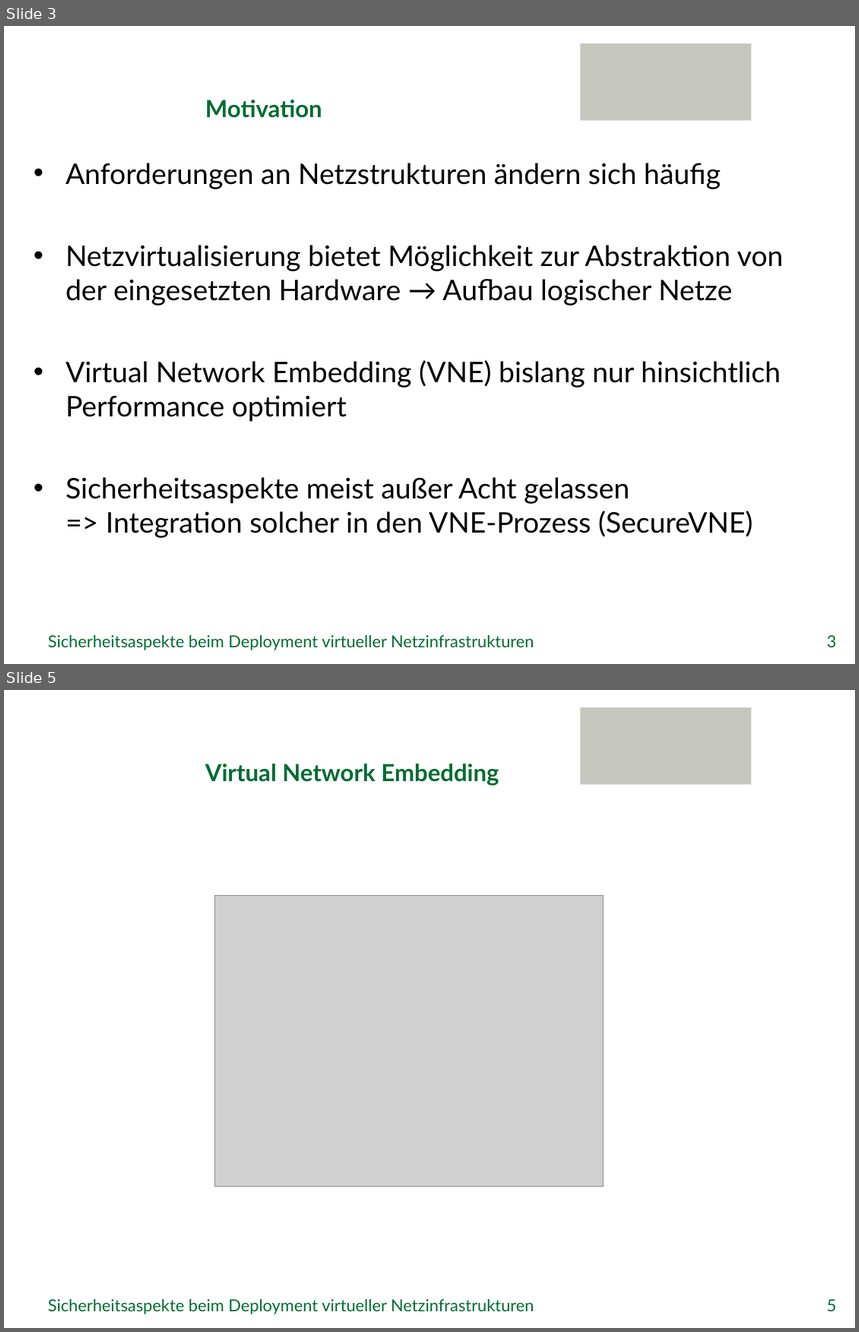
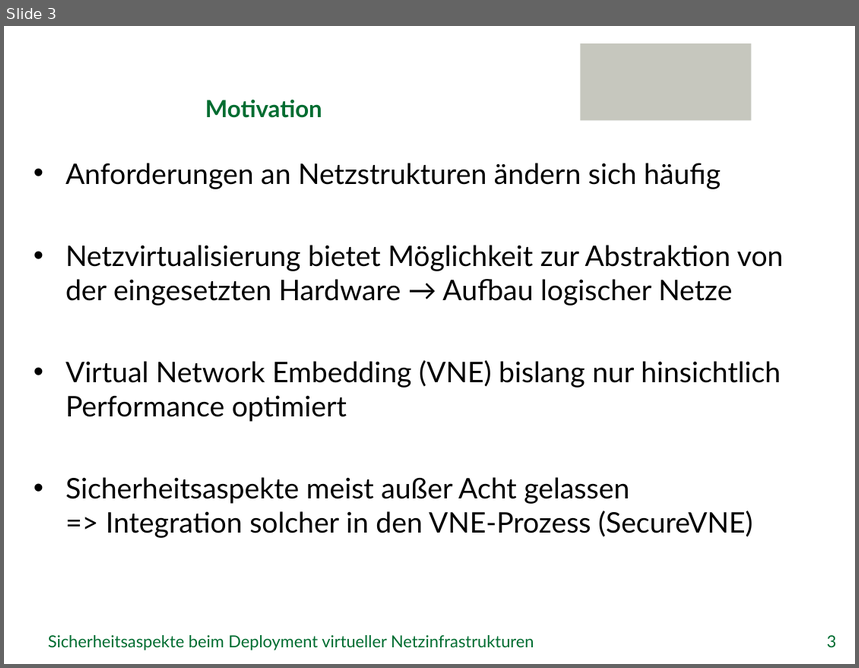
Before and after one commit to GeGroe/timvs, a slide deck: Referat/PowerPoint/TimvS_SVNE.pptx. Shown one above the other, each under a label of ours: slides 3 and 5 before the commit, slide 3 after it; the slides between them are not shown. The pictures are 859x1332 and 859x668 pixels, drawn with LibreOffice and Linux fonts; fonts in the diff are those of the drawing; grey boxes stand for pictures; background and template pictures are left out. Boxes give left, top, right and bottom in pixels: in the first picture for what was removed or moved away, otherwise in the second. Text is boxed around its words. In the diff, an @@ line names an element or a change of style, - is before the commit and + after.

```diff
--- a/Referat/PowerPoint/TimvS_SVNE.pptx
+++ b/Referat/PowerPoint/TimvS_SVNE.pptx
@@ slide 5 removed at (4,690,855,1328), background picture (left out); not listed: 1 template element that a slide beside it also shows @@
@@ title removed at (205,764,499,785) @@
-Virtual Network Embedding
@@ picture removed at (215,895,603,1187) @@
@@ text removed at (48,1300,534,1315) @@
-Sicherheitsaspekte beim Deployment virtueller Netzinfrastrukturen
@@ page number removed at (827,1300,837,1312) @@
-5
```
Also in this commit, not shown: 25 slides changed, 6 slides added, 1 other slide removed, 4 other files.
